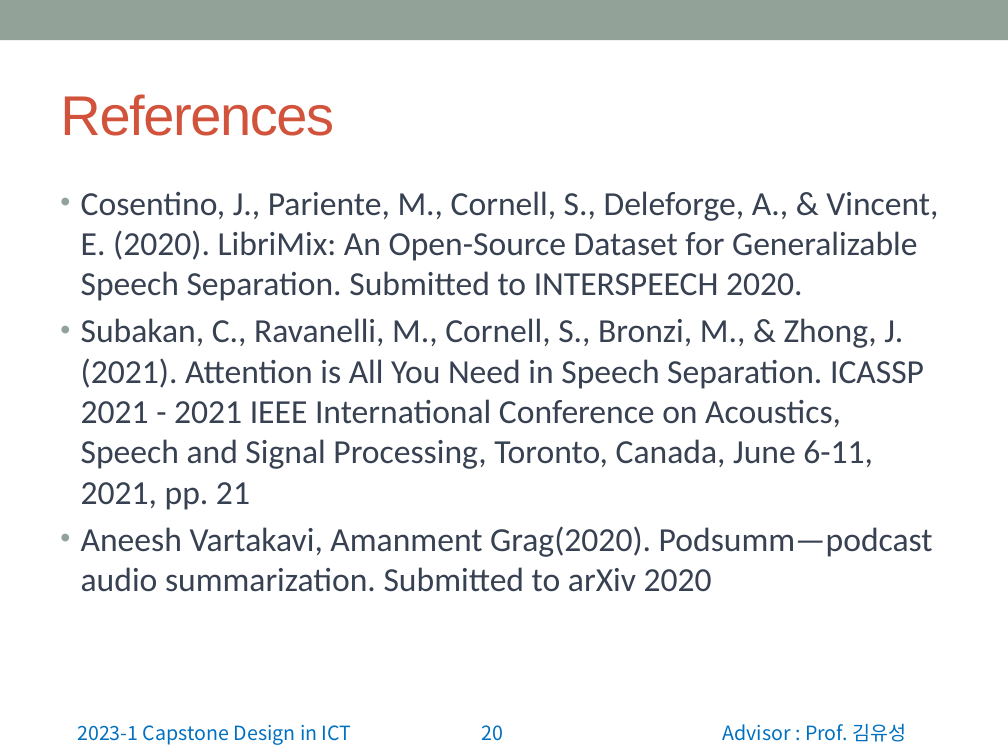
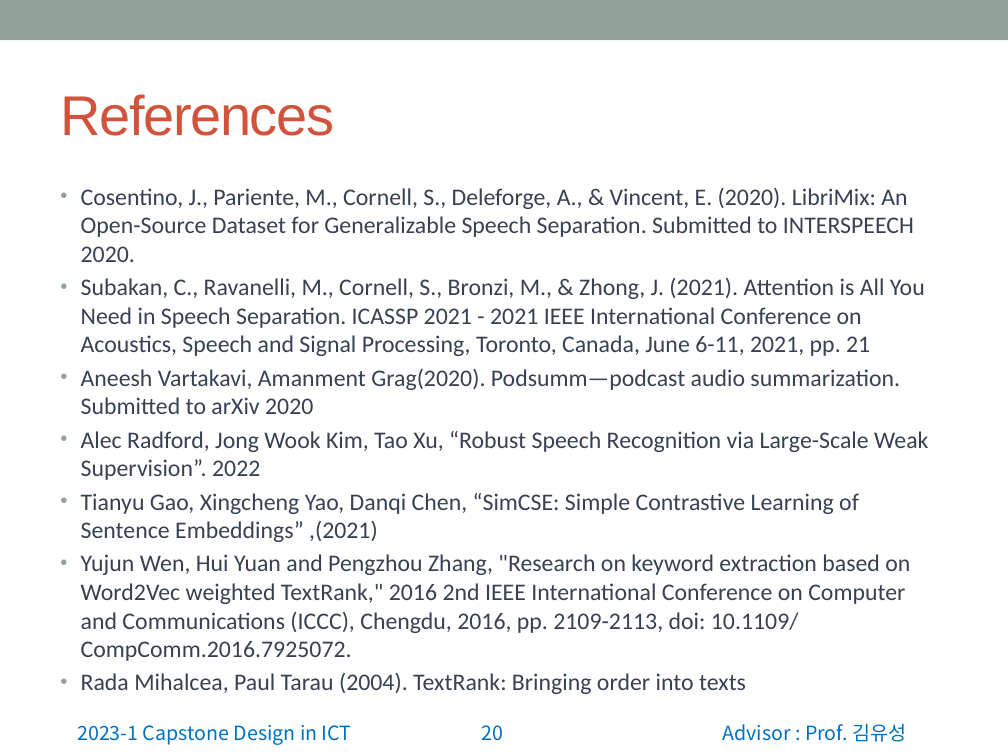
Before and after one commit to wonchul98/audio-to-summary, a slide deck: slide 20 of ppt/정보통신종합설계 중간발표 앞부분.pptx. Drawn at 1008x756 pixels with LibreOffice and Linux fonts; fonts in the diff are those of the drawing. Boxes give left, top, right and bottom in pixels: in the first picture for what was removed or moved away, otherwise in the second. Text is boxed around its words. In the diff, an @@ line names an element or a change of style, - is before the commit and + after.

```diff
--- a/ppt/정보통신종합설계 중간발표 앞부분.pptx
+++ b/ppt/정보통신종합설계 중간발표 앞부분.pptx
@@ text at (x1=81, y1=188, x2=925, y2=414): size 24 to 17 pt in "Cosentino, J., Pariente, M., Cornell, S., Deleforge, ...", "Subakan, C., Ravanelli, M., Cornell, S., Bronzi, ...", "Aneesh Vartakavi, Amanment Grag(2020). Podsumm—podcast audio ..."; less space between paragraphs @@
@@ text at (x1=81, y1=431, x2=928, y2=694): paragraphs added @@
+• Alec Radford, Jong Wook Kim, Tao Xu, “Robust Speech Recognition via Large-Scale Weak Supervision”. 2022
+• Tianyu Gao, Xingcheng Yao, Danqi Chen, “SimCSE: Simple Contrastive Learning of Sentence Embeddings” ,(2021)
+• Yujun Wen, Hui Yuan and Pengzhou Zhang, "Research on keyword extraction based on Word2Vec weighted TextRank," 2016 2nd IEEE International Conference on Computer and Communications (ICCC), Chengdu, 2016, pp. 2109-2113, doi: 10.1109/CompComm.2016.7925072.
+• Rada Mihalcea, Paul Tarau (2004). TextRank: Bringing order into texts
```
Also in this commit, not shown: 3 other slides changed, 1 slide added.
